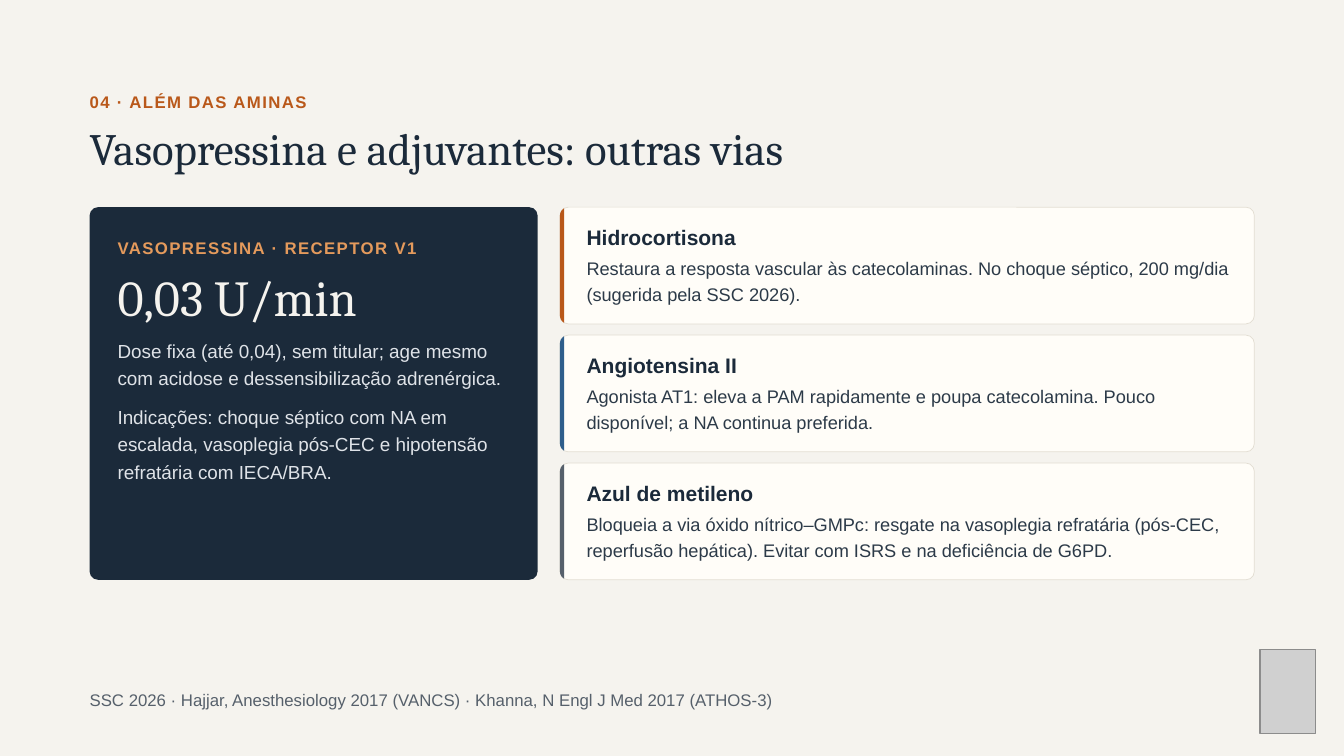
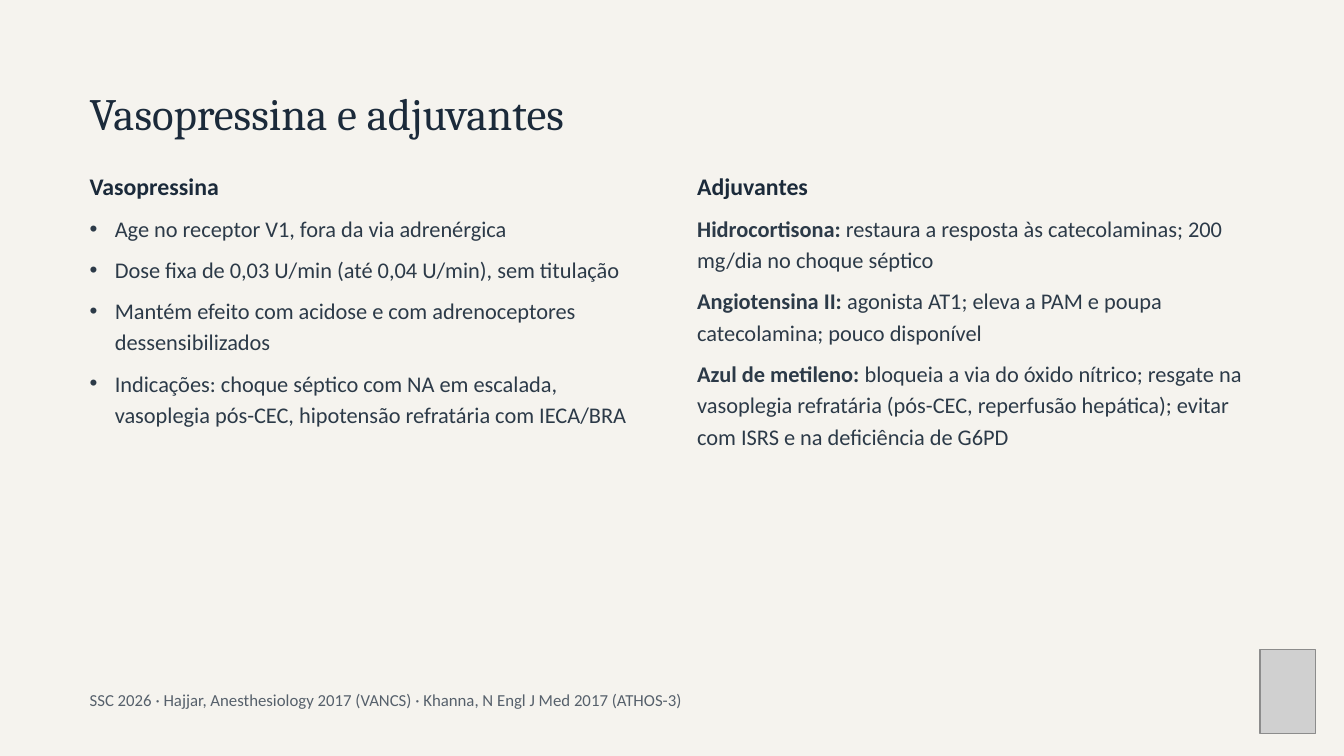
Before and after one commit to brunomoraesdubois-bit/Bruno, a slide deck: slide 11 of apresentacao/Aminas_Vasoativas.pptx. Drawn at 1344x756 pixels with LibreOffice and Linux fonts; fonts in the diff are those of the drawing; grey boxes stand for pictures. Boxes give left, top, right and bottom in pixels: in the first picture for what was removed or moved away, otherwise in the second. Text is boxed around its words. In the diff, an @@ line names an element or a change of style, - is before the commit and + after.

```diff
--- a/apresentacao/Aminas_Vasoativas.pptx
+++ b/apresentacao/Aminas_Vasoativas.pptx
@@ title at [90, 99, 564, 140]: text changed @@
-Vasopressina e adjuvantes: outras vias
+Vasopressina e adjuvantes
@@ text removed at [90, 94, 306, 108] @@
-04 · ALÉM DAS AMINAS
@@ text at [90, 178, 219, 199]: text changed; size 12 to 17 pt; font Arial to Calibri; text colour #E49A5C to #1B2A3A @@
-VASOPRESSINA · RECEPTOR V1
+Vasopressina
@@ text added at [697, 178, 808, 199], 17 pt, text #1B2A3A, bold @@
+Adjuvantes
@@ rounded rectangle removed at [90, 208, 537, 581] @@
@@ rounded rectangle removed at [561, 208, 1255, 325] @@
@@ freeform shape removed at [561, 209, 565, 324] @@
@@ text added at [115, 221, 507, 241], 16 pt, text #2C3A48 @@
+• Age no receptor V1, fora da via adrenérgica
@@ text removed at [587, 229, 736, 246] @@
-Hidrocortisona
@@ text at [697, 221, 1222, 272]: text changed; size 13 to 16 pt; font Arial to Calibri @@
-Restaura a resposta vascular às catecolaminas. No choque séptico, 200 mg/dia (sugerida pela SSC 2026).
+• Hidrocortisona: restaura a resposta às catecolaminas; 200 mg/dia no choque séptico
@@ text at [115, 262, 619, 282]: text changed; size 36 to 16 pt; font Cambria to Calibri; text colour #F5F3EE to #2C3A48 @@
-0,03 U/min
+• Dose fixa de 0,03 U/min (até 0,04 U/min), sem titulação
@@ text at [697, 293, 1162, 345]: text changed; size 13 to 16 pt; font Arial to Calibri @@
-Agonista AT1: eleva a PAM rapidamente e poupa catecolamina. Pouco disponível; a NA continua preferida.
+• Angiotensina II: agonista AT1; eleva a PAM e poupa catecolamina; pouco disponível
@@ text added at [115, 303, 575, 350], 16 pt, text #2C3A48 @@
+• Mantém efeito com acidose e com adrenoceptores dessensibilizados
@@ text removed at [118, 344, 502, 389] @@
-Dose fixa (até 0,04), sem titular; age mesmo com acidose e dessensibilização adrenérgica.
@@ rounded rectangle removed at [561, 335, 1255, 452] @@
@@ freeform shape removed at [561, 337, 565, 452] @@
@@ text removed at [587, 357, 737, 377] @@
-Angiotensina II
@@ text at [115, 376, 626, 427]: text changed; size 13.5 to 16 pt; font Arial to Calibri; text colour #DFE3E8 to #2C3A48 @@
-Indicações: choque séptico com NA em escalada, vasoplegia pós-CEC e hipotensão refratária com IECA/BRA.
+• Indicações: choque séptico com NA em escalada, vasoplegia pós-CEC, hipotensão refratária com IECA/BRA
@@ text at [697, 366, 1241, 445]: text changed; size 13 to 16 pt; font Arial to Calibri @@
-Bloqueia a via óxido nítrico–GMPc: resgate na vasoplegia refratária (pós-CEC, reperfusão hepática). Evitar com ISRS e na deficiência de G6PD.
+• Azul de metileno: bloqueia a via do óxido nítrico; resgate na vasoplegia refratária (pós-CEC, reperfusão hepática); evitar com ISRS e na deficiência de G6PD
@@ rounded rectangle removed at [561, 463, 1255, 580] @@
@@ freeform shape removed at [561, 465, 565, 580] @@
@@ text removed at [587, 485, 753, 502] @@
-Azul de metileno
@@ text "SSC 2026 · Hajjar, Anesthesiology ..." at [90, 694, 682, 709]: font Arial to Calibri @@
```
Also in this commit, not shown: 28 other slides changed, 33 other files.
